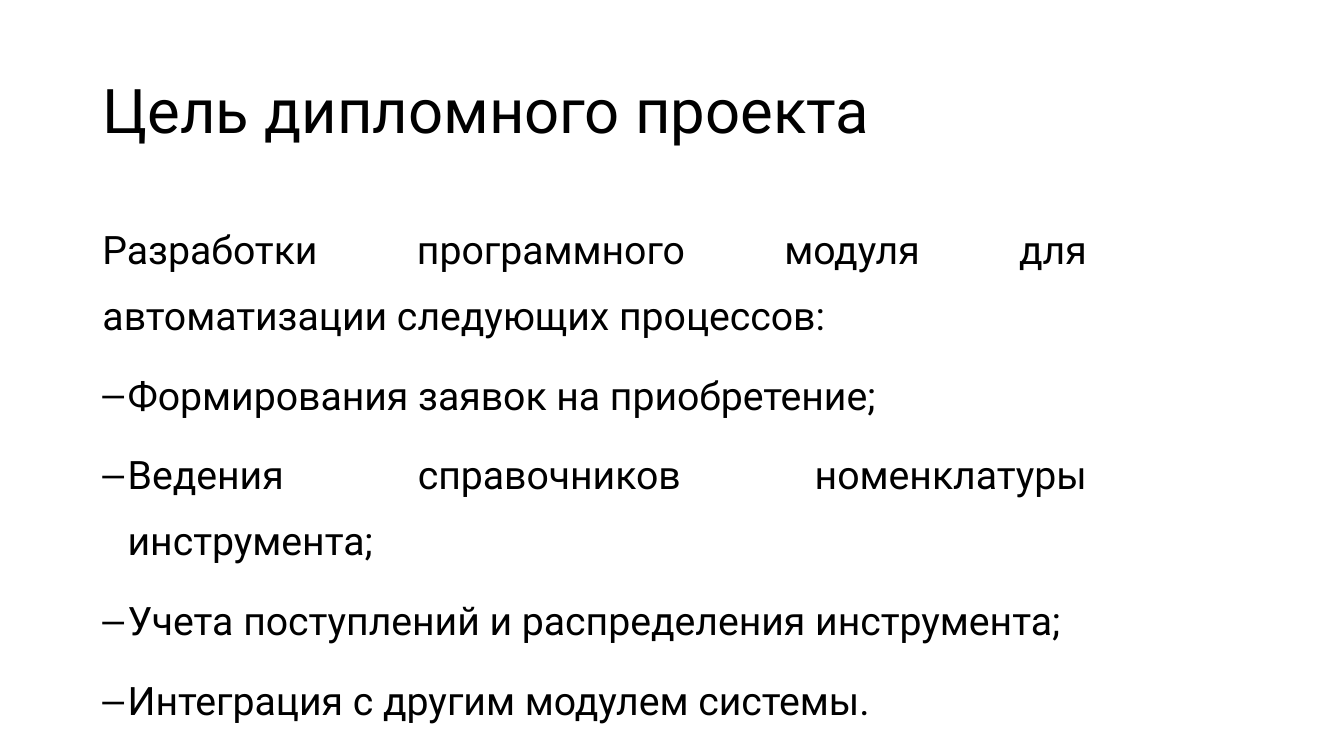
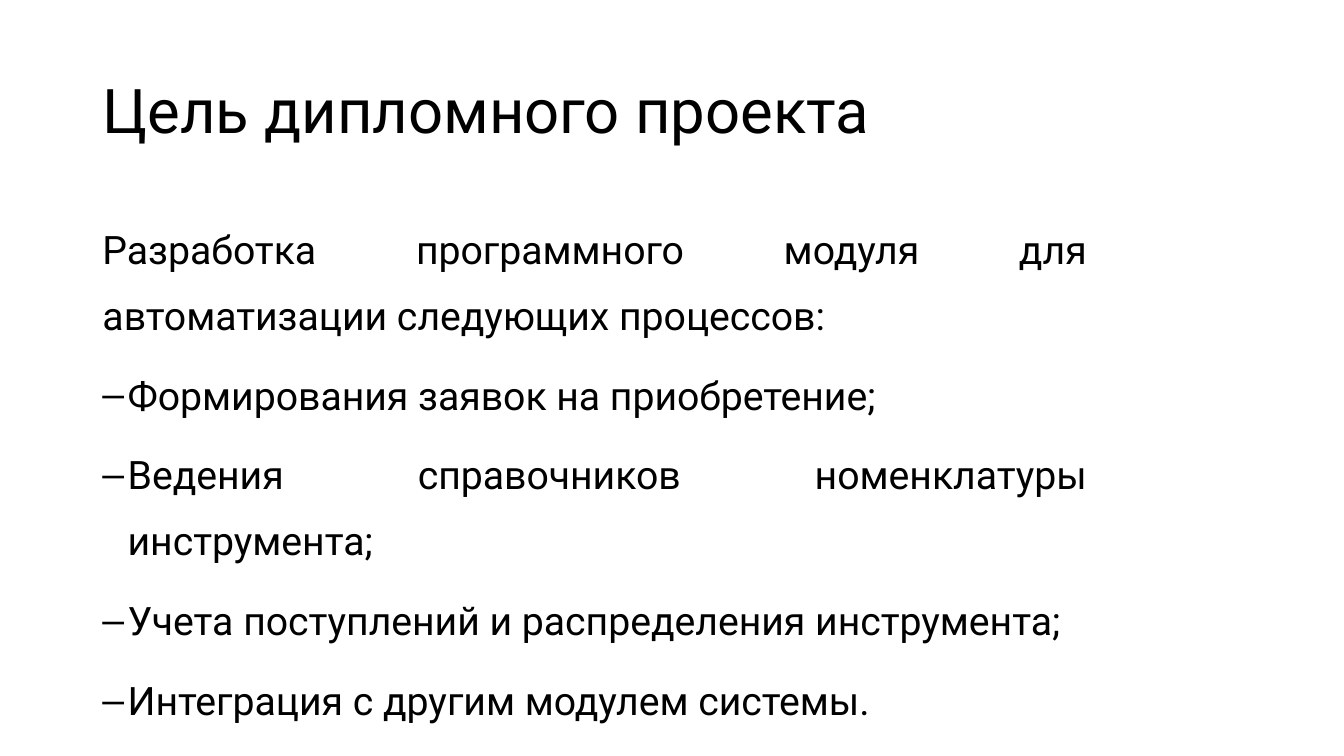
Before and after one commit to Ka666aH/Instrument-accounting-and-purchase-system, a slide deck: slide 2 of Документы/Хорошев/Хорошев_Диплом_Презентация.pptx. Drawn at 1344x756 pixels with LibreOffice and Linux fonts; fonts in the diff are those of the drawing. Boxes give left, top, right and bottom in pixels: in the first picture for what was removed or moved away, otherwise in the second. Text is boxed around its words. In the diff, an @@ line names an element or a change of style, - is before the commit and + after.

```diff
--- a/Документы/Хорошев/Хорошев_Диплом_Презентация.pptx
+++ b/Документы/Хорошев/Хорошев_Диплом_Презентация.pptx
@@ text at (102, 234, 1087, 339): text changed @@
-Разработки программного модуля для автоматизации следующих процессов:
+Разработка программного модуля для автоматизации следующих процессов:
```
Also in this commit, not shown: 10 other files.
